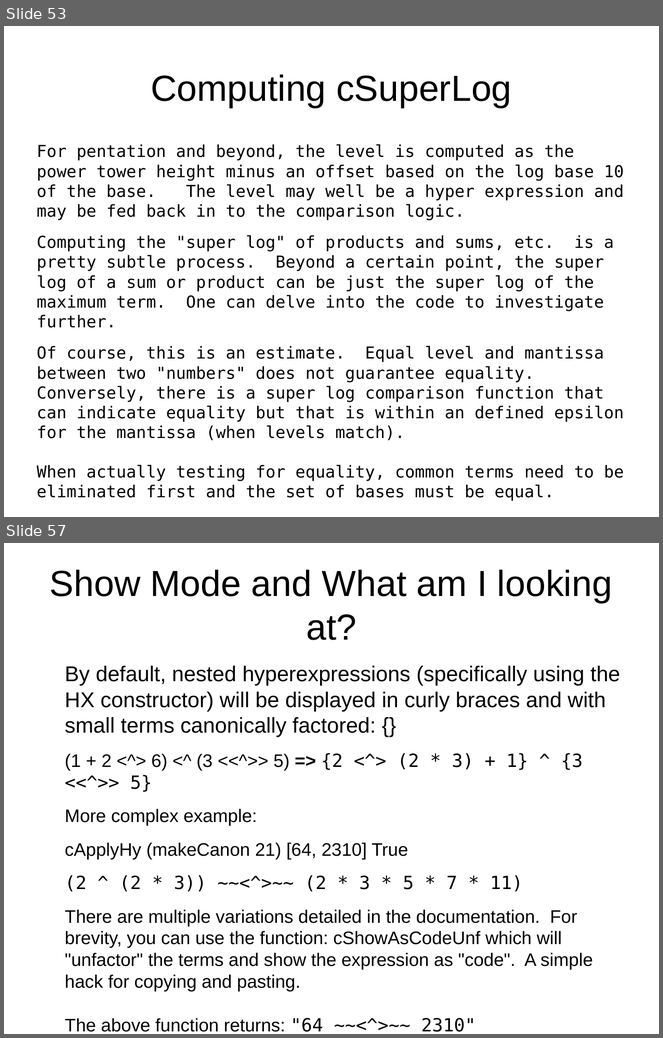
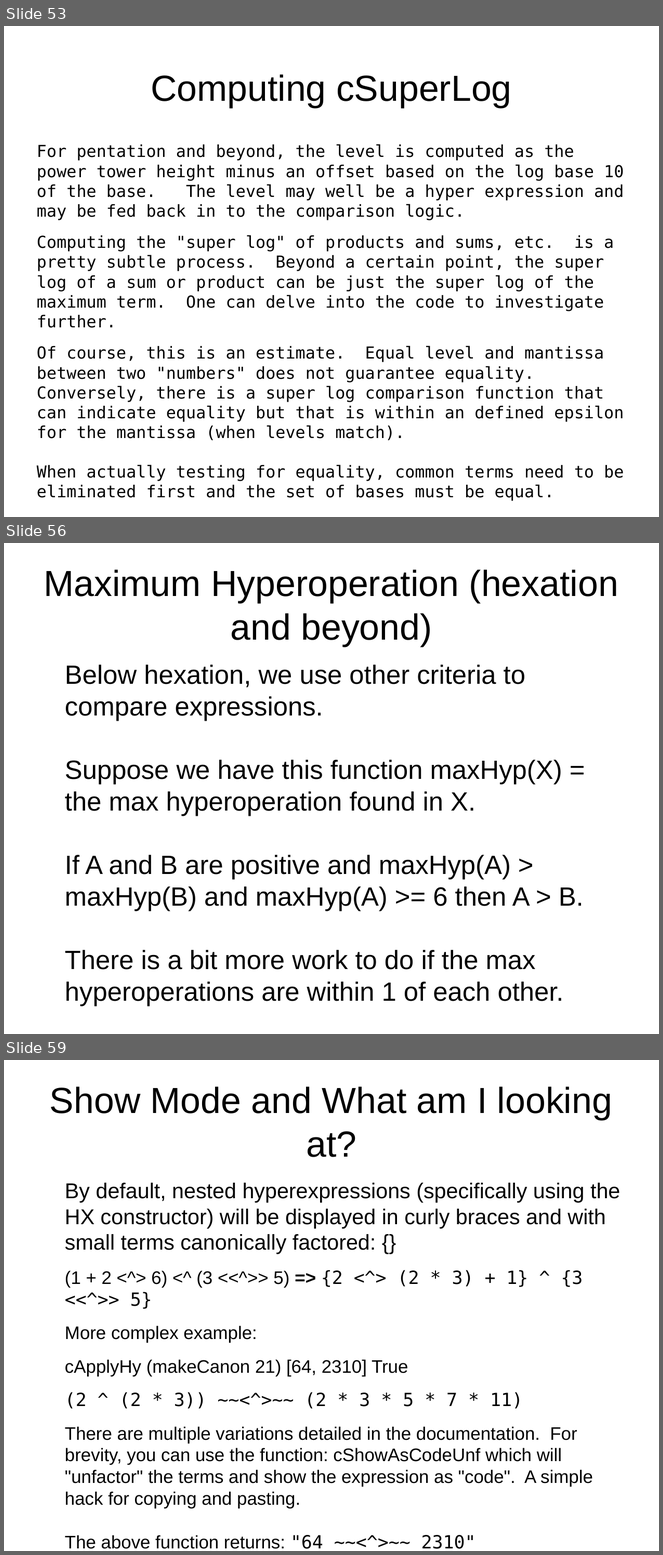
Before and after one commit to grandpascorpion/canon, a slide deck: goBigOrGoHome.odp. Shown one above the other, each under a label of ours: slides 53 and 57 before the commit, slides 53, 56 and 59 after it; the slides between them are not shown. The pictures are 663x1038 and 663x1555 pixels, drawn with LibreOffice and Linux fonts; fonts in the diff are those of the drawing. Boxes give left, top, right and bottom in pixels: in the first picture for what was removed or moved away, otherwise in the second. Text is boxed around its words. In the diff, an @@ line names an element or a change of style, - is before the commit and + after.

```diff
--- a/goBigOrGoHome.odp
+++ b/goBigOrGoHome.odp
@@ slide 56 added at <box>4,543,659,1034</box>, background #FFFFFF @@
@@ title added at <box>44,570,619,646</box>, 44 pt, text #000000 @@
+Maximum Hyperoperation (hexation and beyond)
@@ text added at <box>65,665,584,1007</box>, 32 pt, text #000000 @@
+Below hexation, we use other criteria to compare expressions.
+Suppose we have this function maxHyp(X) = the max hyperoperation found in X.
+If A and B are positive and maxHyp(A) > maxHyp(B) and maxHyp(A) >= 6 then A > B.
+There is a bit more work to do if the max hyperoperations are within 1 of each other.
@@ what was slide 57 is now slide 59 @@
```
Also in this commit, not shown: 18 slides changed, 2 other slides added.
